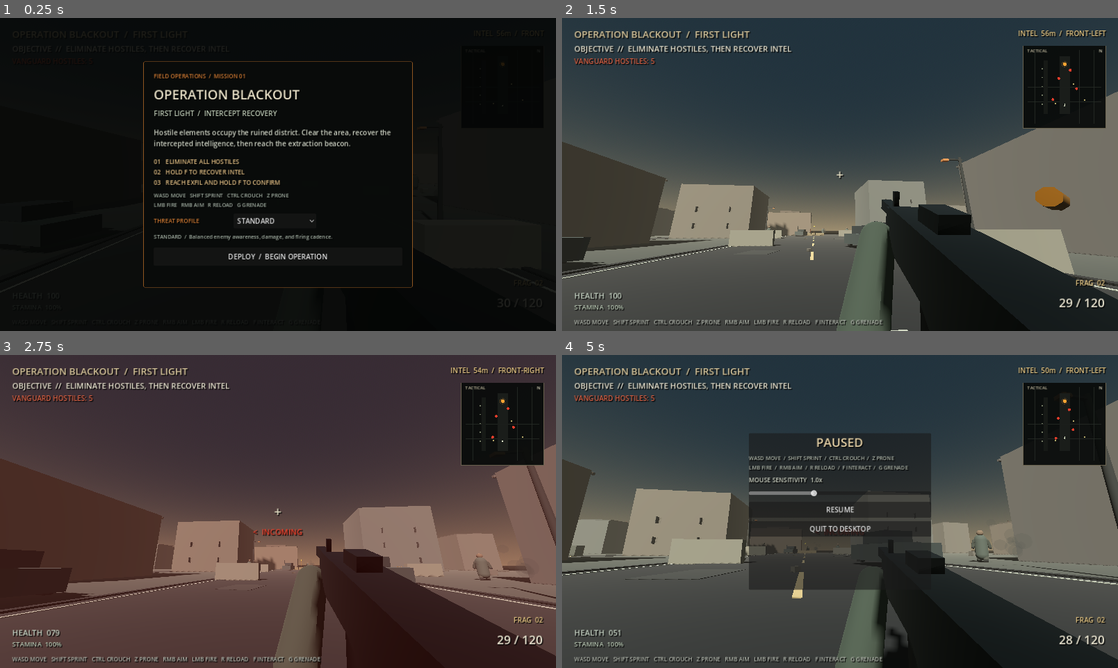
Above: before the commit, frames 1-4 (two rows, left to right).
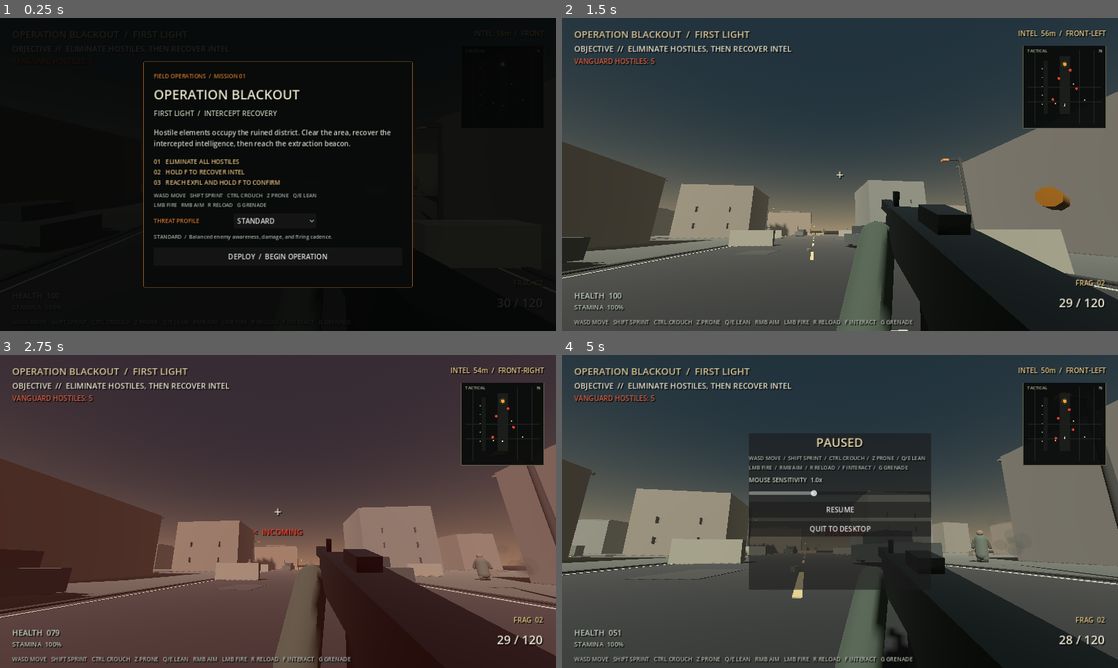
Above: after the commit, the same moments.

Repository: Liladizilla/operation-blackout
Game: Godot game, scene res://scenes/main.tscn
Two runs of this game, one before a commit and one after it. Both use one fixed random seed, a clock stepped at 60 frames per second and the inputs below.
Inputs (mouse positions are in pixels of both pictures, inside the frame that each line leads up to):
- Up to frame 1 (0.25 s): no input
- Up to frame 2 (1.5 s): click "DEPLOY / BEGIN OPERATION" at 0.5 s; tap Enter at 1.25 s; move the mouse to (867, 174) at 1.27 s; hold W (move_forward) from 1.28 s (still down); tap Ctrl (crouch) at 1.35 s; click (867, 174) at 1.42 s
- Up to frame 3 (2.75 s): keep holding W (move_forward); tap Space (jump) at 1.52, 2.27 s; tap Z (prone) at 1.55, 2.1 s; move the mouse to (250, 511) at 2.02 s; tap Ctrl (crouch) at 2.3 s
- Up to frame 4 (5 s): keep holding W (move_forward); move the mouse to (851, 505) at 2.77 s; tap Ctrl (crouch) at 2.85, 3.8 s; tap Z (prone) at 3.05, 4.35 s; move the mouse to (834, 517) at 3.52 s; tap F (interact) at 3.6 s; click (834, 517) at 3.67 s; tap Space (jump) at 3.77, 4.52 s; move the mouse to (878, 514) at 4.27 s; tap Escape (pause) at 4.9 s

The runs differ from the first frame. In frame 1, less than 0.1% of the frame differs, in the area x 52-57%, y 56-58%; in frame 2, 0.3%; in frame 3, 0.4%; in frame 4, 0.4%, in the area x 29-66%, y 32-99%.

Commit message:
Add collision-aware tactical leaning
Add Q/E lean input, smoothly move the camera and weapon view model, prevent lean-through-wall clipping with a side clearance ray, and verify the behavior in Godot CI.

Diff:
--- a/scripts/hud.gd
+++ b/scripts/hud.gd
@@ -143,7 +143,7 @@
     damage_direction_label.offset_bottom = 62
     damage_direction_label.horizontal_alignment = HORIZONTAL_ALIGNMENT_CENTER
     root.add_child(damage_direction_label)
-    status_label = _label("WASD MOVE   SHIFT SPRINT   CTRL CROUCH   Z PRONE   RMB AIM   LMB FIRE   R RELOAD   F INTERACT   G GRENADE", 13, Color(0.70,0.72,0.68))
+    status_label = _label("WASD MOVE   SHIFT SPRINT   CTRL CROUCH   Z PRONE   Q/E LEAN   RMB AIM   LMB FIRE   R RELOAD   F INTERACT   G GRENADE", 13, Color(0.70,0.72,0.68))
     status_label.anchor_top = 1
     status_label.anchor_bottom = 1
     status_label.offset_left = 28
@@ -387,7 +387,7 @@
     var objectives := _label("01   ELIMINATE ALL HOSTILES\n02   HOLD F TO RECOVER INTEL\n03   REACH EXFIL AND HOLD F TO CONFIRM", 14, Color(0.89, 0.75, 0.52))
     objectives.custom_minimum_size = Vector2(520, 66)
     box.add_child(objectives)
-    var controls := _label("WASD MOVE   SHIFT SPRINT   CTRL CROUCH   Z PRONE\nLMB FIRE   RMB AIM   R RELOAD   G GRENADE", 12, Color(0.65, 0.70, 0.65))
+    var controls := _label("WASD MOVE   SHIFT SPRINT   CTRL CROUCH   Z PRONE   Q/E LEAN\nLMB FIRE   RMB AIM   R RELOAD   G GRENADE", 12, Color(0.65, 0.70, 0.65))
     controls.custom_minimum_size = Vector2(520, 40)
     box.add_child(controls)
 
@@ -471,7 +471,7 @@
     var title := _label("PAUSED", 28, Color(0.9,0.82,0.65))
     title.horizontal_alignment = HORIZONTAL_ALIGNMENT_CENTER
     box.add_child(title)
-    var controls := _label("WASD MOVE  /  SHIFT SPRINT  /  CTRL CROUCH  /  Z PRONE\nLMB FIRE  /  RMB AIM  /  R RELOAD  /  F INTERACT  /  G GRENADE", 12, Color(0.70,0.73,0.68))
+    var controls := _label("WASD MOVE  /  SHIFT SPRINT  /  CTRL CROUCH  /  Z PRONE  /  Q/E LEAN\nLMB FIRE  /  RMB AIM  /  R RELOAD  /  F INTERACT  /  G GRENADE", 12, Color(0.70,0.73,0.68))
     controls.autowrap_mode = TextServer.AUTOWRAP_WORD_SMART
     box.add_child(controls)
     sensitivity_value_label = _label("MOUSE SENSITIVITY", 14, Color(0.82,0.84,0.78))
--- a/scripts/main.gd
+++ b/scripts/main.gd
@@ -81,6 +81,8 @@
     _key_action("sprint", KEY_SHIFT)
     _key_action("crouch", KEY_CTRL)
     _key_action("prone", KEY_Z)
+    _key_action("lean_left", KEY_Q)
+    _key_action("lean_right", KEY_E)
     _key_action("jump", KEY_SPACE)
     _key_action("reload", KEY_R)
     _key_action("interact", KEY_F)
--- a/scripts/player.gd
+++ b/scripts/player.gd
@@ -41,6 +41,9 @@
 var damage_flash := 0.0
 var respawn_invulnerability := 0.0
 var recoil_recovery := 0.0
+var lean_amount := 0.0
+var lean_target := 0.0
+var lean_blocked := false
 var muzzle_light: OmniLight3D
 var muzzle_flash_mesh: MeshInstance3D
 var muzzle_flash_timer := 0.0
@@ -283,6 +286,7 @@
     velocity.x = move_toward(velocity.x, direction.x * speed, 18.0 * delta)
     velocity.z = move_toward(velocity.z, direction.z * speed, 18.0 * delta)
     move_and_slide()
+    _update_lean(delta, Input.get_axis("lean_left", "lean_right"))
     var moving_on_foot := is_on_floor() and input_dir.length() > 0.1 and Vector2(velocity.x, velocity.z).length() > 0.45
     _update_footstep_noise(delta, moving_on_foot, sprinting)
     bob_time += delta * (velocity.length() * 0.65)
@@ -300,16 +304,34 @@
     var reload_drop := sin(reload_progress * PI) * 0.14
     var weapon_base := Vector3(0.06, -0.17, -0.43) if ads else Vector3(0.28, -0.28, -0.55)
     weapon_root.position = Vector3(
-        weapon_base.x,
+        weapon_base.x + lean_amount * 0.18,
         weapon_base.y + sin(bob_time * 0.5) * (0.004 if ads else 0.008) + recoil * 0.65 - reload_drop,
         weapon_base.z + recoil * 1.8 + reload_drop * 0.3
     )
     weapon_root.rotation.x = recoil + reload_drop * 1.4
     weapon_root.rotation.y = lerpf(weapon_root.rotation.y, -input_dir.x * 0.035, delta * 8.0)
-    weapon_root.rotation.z = lerpf(weapon_root.rotation.z, -0.22 if is_reloading else 0.0, delta * 7.0)
-    camera.rotation.z = lerpf(camera.rotation.z, -input_dir.x * 0.006 + sin(bob_time * 0.4) * 0.0015, delta * 4.0)
+    var weapon_roll_target := (-0.22 if is_reloading else 0.0) - lean_amount * 0.16
+    weapon_root.rotation.z = lerpf(weapon_root.rotation.z, weapon_roll_target, delta * 7.0)
+    camera.rotation.z = lerpf(camera.rotation.z, -input_dir.x * 0.006 + sin(bob_time * 0.4) * 0.0015 - lean_amount * 0.12, delta * 4.0)
     if Input.is_mouse_button_pressed(MOUSE_BUTTON_LEFT) and fire_cooldown <= 0 and not is_reloading:
         _fire()
+
+func _update_lean(delta: float, requested_axis: float) -> void:
+    var desired := clampf(requested_axis, -1.0, 1.0) * 0.32
+    lean_blocked = false
+    if absf(desired) > 0.01:
+        var height := 0.72 if is_prone else (1.12 if is_crouched else 1.35)
+        var origin := global_position + Vector3.UP * height
+        var target := origin + global_transform.basis.x * desired
+        var query := PhysicsRayQueryParameters3D.create(origin, target)
+        query.exclude = [get_rid()]
+        query.collision_mask = 1
+        if not get_world_3d().direct_space_state.intersect_ray(query).is_empty():
+            desired = 0.0
+            lean_blocked = true
+    lean_target = desired
+    lean_amount = lerpf(lean_amount, lean_target, clampf(delta * 10.0, 0.0, 1.0))
+    camera_pivot.position.x = lerpf(camera_pivot.position.x, lean_amount, clampf(delta * 12.0, 0.0, 1.0))
 
 func _update_footstep_noise(delta: float, moving: bool, sprinting: bool) -> void:
     footstep_noise_timer = maxf(0.0, footstep_noise_timer - delta)
--- /dev/null
+++ b/tests/test_tactical_lean.gd
@@ -0,0 +1,66 @@
+extends SceneTree
+
+var failed := false
+var passed := 0
+
+func _initialize() -> void:
+    call_deferred("_run_tests")
+
+func _check(condition: bool, message: String) -> void:
+    if condition:
+        passed += 1
+        print("PASS: ", message)
+    else:
+        failed = true
+        push_error("FAIL: " + message)
+
+func _run_tests() -> void:
+    var packed := load("res://scenes/main.tscn") as PackedScene
+    _check(packed != null, "main scene loads for tactical lean tests")
+    if packed == null:
+        quit(1)
+        return
+
+    var scene := packed.instantiate()
+    root.add_child(scene)
+    current_scene = scene
+    await process_frame
+    if scene.hud.is_briefing_open():
+        scene.hud.dismiss_briefing()
+    await physics_frame
+
+    var player: Node = scene.get_node("Player")
+    player.set_physics_process(false)
+    _check(InputMap.has_action("lean_left") and InputMap.has_action("lean_right"), "Q/E lean actions are registered")
+
+    player._update_lean(0.1, -1.0)
+    _check(player.lean_target < 0.0 and player.lean_amount < 0.0, "left input produces a left lean")
+    _check(player.camera_pivot.position.x < 0.0, "left lean moves the camera pivot laterally")
+    _check(not player.lean_blocked, "clear left side allows the lean")
+
+    player._update_lean(0.1, 1.0)
+    _check(player.lean_target > 0.0 and player.lean_amount > 0.0, "right input transitions to a right lean")
+    _check(player.camera_pivot.position.x > 0.0, "right lean moves the camera pivot laterally")
+
+    var wall := StaticBody3D.new()
+    wall.name = "LeanObstructionTest"
+    var collision := CollisionShape3D.new()
+    var shape := BoxShape3D.new()
+    shape.size = Vector3(0.12, 2.5, 2.0)
+    collision.shape = shape
+    wall.add_child(collision)
+    scene.add_child(wall)
+    wall.global_position = player.global_position - player.global_transform.basis.x * 0.2 + Vector3.UP * 1.2
+    await physics_frame
+
+    player._update_lean(0.1, -1.0)
+    _check(player.lean_blocked, "side obstruction blocks leaning through solid geometry")
+    _check(is_equal_approx(player.lean_target, 0.0), "blocked lean safely targets the neutral position")
+    _check(absf(player.lean_amount) < 0.01, "camera recenters instead of clipping through the wall")
+
+    player._update_lean(0.1, 0.0)
+    _check(is_equal_approx(player.lean_target, 0.0), "releasing Q/E returns to a neutral stance")
+    _check(not player.lean_blocked, "neutral stance does not retain a stale blocked flag")
+
+    print("TACTICAL LEAN RESULT: ", passed, " checks passed; failed=", failed)
+    quit(1 if failed else 0)
Not shown, changed: .github/workflows/godot-smoke-test.yml
Not shown, changed: README.md
